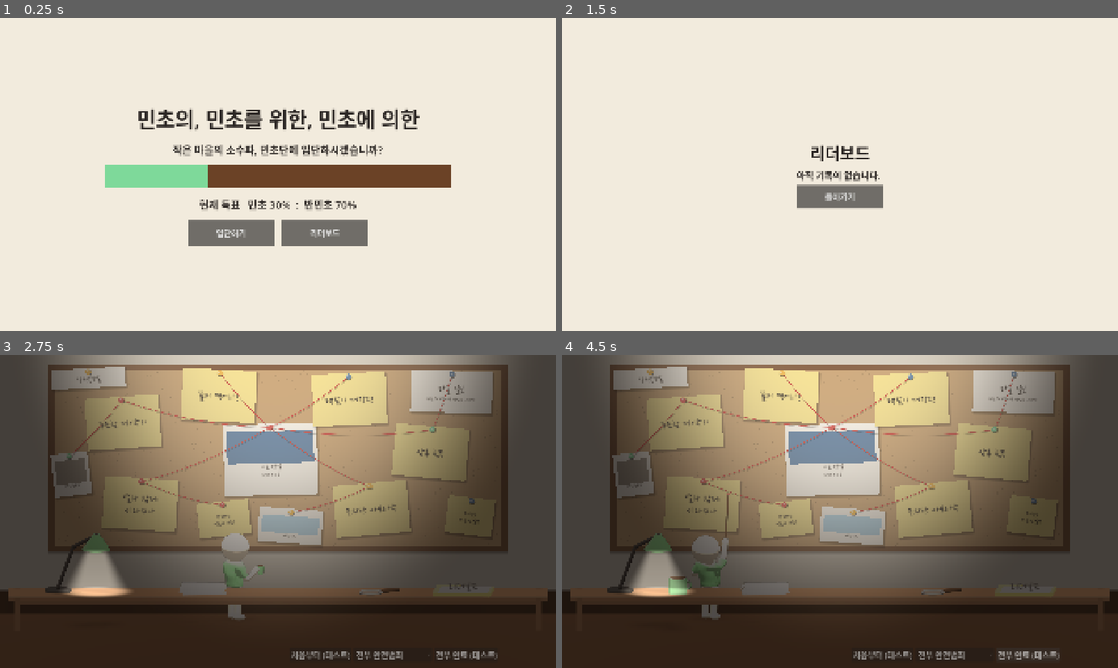
Above: before the commit, frames 1-4 (two rows, left to right).
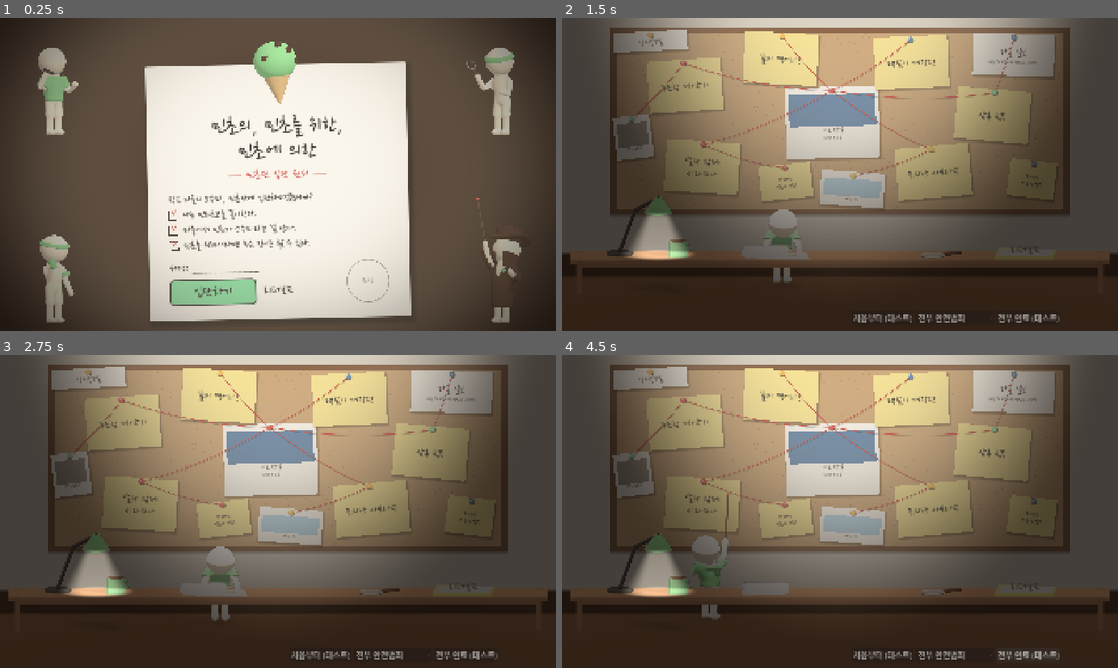
Above: after the commit, the same moments.

Repository: hahaha13791/mincho-game
Game: Godot game, scene res://main/title.tscn
The game is run twice, just before and just after one commit, with the same random seed, the same clock (stepped at 60 frames per second) and the same inputs.
Inputs (mouse positions are in pixels of both pictures, inside the frame that each line leads up to):
- Up to frame 1 (0.25 s): no input
- Up to frame 2 (1.5 s): click "입단하기" at 0.5 s; click "리더보드" at 1.25 s
- Up to frame 3 (2.75 s): click (278, 533) at 2 s, where only the run before the commit has a clickable "돌아가기"
- Up to frame 4 (4.5 s): click "리더보드" at 2.75 s; click "돌아가기" at 3.5 s; click "처음부터 (테스트)" at 4.25 s

The runs differ from the first frame. In frame 1, 76% of the frame differs, in the area x 0-100%, y 0-100%; in frame 2, 99%; in frame 3, 1.0%; in frame 4, less than 0.1%.

Commit message:
feat(main): 타이틀을 아지트에 꽂힌 '민초단 입단 원서'로 꾸밈
- 어두운 아지트 + 원서 위 조명(작전본부실 조명 덮개를 스탠드 없이 재사용)
- 원서: 손글씨 제목, 입단 질문, 빨간 펜 체크 3줄, 서명란, 도장 자리. 득표 막대는 뺌
- 핀 대신 민초 아이스크림이 꽂혀 천천히 돈다. 아이스크림은 common/ice_cream.gd로 옮겨 표지판 사보타주와 같이 씀
- 네 귀퉁이에 복장 단계가 다른 주인공 넷이 원서 쪽을 비스듬히 보며 전화·돋보기·커피·지시봉
- [입단하기](민트 버튼, Space·Enter)를 누르면 초록 '입단' 도장이 쾅 찍히고 작전본부실로

Co-Authored-By: Claude Opus 5.5 <noreply@anthropic.com>

Diff:
--- /dev/null
+++ b/common/ice_cream.gd
@@ -0,0 +1,34 @@
+class_name IceCream
+extends Node3D
+## 민트초코 아이스크림: 콘 + 민트 한 덩이 + 초코칩. 원점은 콘 가운데, 크기는 scale로 맞춘다.
+## 표지판 사보타주 가게 지붕과 타이틀이 같이 쓴다.
+
+const PALETTE: Palette = preload("res://common/style/palette.tres")
+const CHIPS: Array[Vector3] = [Vector3(0.3, 0.25, 0.4), Vector3(-0.35, 0.1, 0.38), Vector3(0.05, 0.42, 0.35), Vector3(0.45, -0.05, 0.25)]
+
+
+func _ready() -> void:
+	var cone_mesh: CylinderMesh = CylinderMesh.new()
+	cone_mesh.top_radius = 0.45
+	cone_mesh.bottom_radius = 0.0
+	cone_mesh.height = 1.0
+	_part(cone_mesh, Vector3.ZERO, PALETTE.cardboard)
+	var scoop_mesh: SphereMesh = SphereMesh.new()
+	scoop_mesh.radius = 0.55
+	scoop_mesh.height = 1.0
+	var scoop: Vector3 = Vector3(0.0, 0.65, 0.0)
+	_part(scoop_mesh, scoop, PALETTE.mincho)
+	for chip in CHIPS:
+		var box: BoxMesh = BoxMesh.new()
+		box.size = Vector3(0.14, 0.14, 0.14)
+		_part(box, scoop + chip, PALETTE.chocolate)
+
+
+func _part(mesh: Mesh, pos: Vector3, color: Color) -> void:
+	var mat: StandardMaterial3D = StandardMaterial3D.new()
+	mat.albedo_color = color
+	mesh.material = mat
+	var m: MeshInstance3D = MeshInstance3D.new()
+	m.mesh = mesh
+	m.position = pos
+	add_child(m)
--- a/main/title.gd
+++ b/main/title.gd
@@ -1,64 +1,274 @@
 extends Control
-## 타이틀. 민초단 입단 문구와 현재 득표(민초 열세)를 보여주고 허브로 보낸다. 임시 버전: 모양은 디자인 단계에서 만든다.
+## 타이틀: 어두운 아지트에 핀 대신 민초 아이스크림이 꽂힌 '민초단 입단 원서' 한 장. 네 귀퉁이에는 복장이 다른 주인공 넷이
+## 원서 쪽을 비스듬히 보며 저마다 작전 중이다. [입단하기]를 누르면 원서에 초록 '입단' 도장이 찍히고 작전본부실로 간다.
+## 아지트 조명은 작전본부실 덮개(hub/hub_light.gdshader)를 스탠드 없이 원서 위 조명만 켜서 쓴다.
 
 const PALETTE: Palette = preload("res://common/style/palette.tres")
-const BAR_W: float = 1200.0
-const BAR_H: float = 80.0
+const PROTAGONIST: PackedScene = preload("res://main/hub/protagonist.tscn")
+const LIGHT_SHADER: Shader = preload("res://main/hub/hub_light.gdshader")
+const FORM_SIZE: Vector2 = Vector2(900, 860)
+const FORM_CENTER: Vector2 = Vector2(960, 590)
+const FORM_TILT: float = -0.02
+const INK: Color = Color(0.17, 0.15, 0.14) # 손글씨 기본색(theme.tres HandLabel과 같게)
+const PX_PER_UNIT: float = 180.0 # 3D 직교 카메라: 1 단위 = 화면 180px
+const CHECKS: Array[String] = [
+	"나는 민트초코를 좋아한다.",
+	"마을에서 민초가 소수파라는 걸 안다.",
+	"민초를 위해서라면 무슨 짓이든 할 수 있다.",
+]
+# 네 귀퉁이 주인공: 발 위치(3D 단위), 복장 단계(끝낸 작전 수), 행동, 소품. 왼쪽은 오른쪽을, 오른쪽은 왼쪽을 비스듬히 본다
+const CREW: Array[Dictionary] = [
+	{"pos": Vector2(-4.3, 0.75), "stage": 0, "anim": "phone", "prop": &"phone"},
+	{"pos": Vector2(4.3, 0.75), "stage": 2, "anim": "magnifier", "prop": &"magnifier"},
+	{"pos": Vector2(-4.3, -2.85), "stage": 4, "anim": "coffee", "prop": &"mug"},
+	{"pos": Vector2(4.3, -2.85), "stage": GameState.MINIGAME_COUNT, "anim": "point", "prop": &"pointer"},
+]
+const CREW_TURN: float = 0.6
+const STAMP_SIZE: float = 150.0
+
+var _stamp_slot: Control
+var _start: Button
+var _ice: IceCream
+var _sfx: AudioStreamPlayer
 
 
 func _ready() -> void:
 	GameState.reset() # 타이틀은 항상 새 방문자의 시작점
-	var bg: ColorRect = ColorRect.new()
-	bg.color = PALETTE.background
-	bg.set_anchors_preset(Control.PRESET_FULL_RECT)
-	add_child(bg)
-	var center: CenterContainer = CenterContainer.new()
-	center.set_anchors_preset(Control.PRESET_FULL_RECT)
-	add_child(center)
+	_sfx = AudioStreamPlayer.new()
+	add_child(_sfx)
+	var wall: ColorRect = ColorRect.new()
+	wall.color = PALETTE.wood.darkened(0.55)
+	wall.set_anchors_preset(Control.PRESET_FULL_RECT)
+	add_child(wall)
+	_build_form()
+	_build_3d()
+	_build_light()
+	_start.grab_focus() # Space·Enter로도 입단
+
+
+func _process(delta: float) -> void:
+	_ice.rotation.y += delta * 0.8 # 핀 대신 꽂힌 아이스크림이 천천히 돈다
+
+
+# --- 원서 ---
+
+func _build_form() -> void:
+	var form: PanelContainer = PanelContainer.new()
+	var paper: StyleBoxFlat = StyleBoxFlat.new()
+	paper.bg_color = PALETTE.paper
+	paper.set_corner_radius_all(4)
+	paper.shadow_color = Color(0, 0, 0, 0.45)
+	paper.shadow_size = 18
+	paper.shadow_offset = Vector2(8, 12)
+	paper.content_margin_left = 70
+	paper.content_margin_right = 70
+	paper.content_margin_top = 170 # 위는 꽂힌 아이스크림 자리
+	paper.content_margin_bottom = 50
+	form.add_theme_stylebox_override("panel", paper)
+	form.custom_minimum_size = FORM_SIZE
+	form.size = FORM_SIZE
+	form.position = FORM_CENTER - FORM_SIZE / 2.0
+	form.pivot_offset = FORM_SIZE / 2.0
+	form.rotation = FORM_TILT
+	add_child(form)
 	var box: VBoxContainer = VBoxContainer.new()
-	box.add_theme_constant_override("separation", 28)
-	center.add_child(box)
-
-	box.add_child(_label("민초의, 민초를 위한, 민초에 의한", 72))
-	box.add_child(_label("작은 마을의 소수파, 민초단에 입단하시겠습니까?", 36))
-	box.add_child(_bar(GameState.mincho_percent))
-	box.add_child(_label("현재 득표   민초 %.0f%%  :  반민초 %.0f%%" % [GameState.mincho_percent, 100.0 - GameState.mincho_percent], 36))
-
+	box.add_theme_constant_override("separation", 14)
+	form.add_child(box)
+
+	box.add_child(_hand("민초의, 민초를 위한,\n민초에 의한", 84, INK, HORIZONTAL_ALIGNMENT_CENTER))
+	box.add_child(_hand("― 민초단 입단 원서 ―", 46, PALETTE.yarn, HORIZONTAL_ALIGNMENT_CENTER))
+	box.add_child(_gap(10))
+	box.add_child(_hand("작은 마을의 소수파, 민초단에 입단하시겠습니까?", 38, INK, HORIZONTAL_ALIGNMENT_LEFT))
+	for line in CHECKS:
+		box.add_child(_check(line))
+	box.add_child(_gap(10))
+
+	var bottom: HBoxContainer = HBoxContainer.new()
+	bottom.add_theme_constant_override("separation", 30)
+	box.add_child(bottom)
+	var left: VBoxContainer = VBoxContainer.new()
+	left.size_flags_horizontal = Control.SIZE_EXPAND_FILL
+	left.alignment = BoxContainer.ALIGNMENT_CENTER
+	left.add_theme_constant_override("separation", 18)
+	bottom.add_child(left)
+	left.add_child(_hand("서명: ____________", 40, INK, HORIZONTAL_ALIGNMENT_LEFT))
 	var buttons: HBoxContainer = HBoxContainer.new()
-	buttons.alignment = BoxContainer.ALIGNMENT_CENTER
 	buttons.add_theme_constant_override("separation", 24)
-	var start: Button = Button.new()
-	start.text = "입단하기"
-	start.custom_minimum_size = Vector2(300, 90)
-	start.pressed.connect(Flow.go_hub)
+	left.add_child(buttons)
+	_start = Button.new()
+	_start.text = "입단하기"
+	_start.custom_minimum_size = Vector2(300, 90)
+	_start.add_theme_font_override("font", get_theme_font("font", &"HandLabel"))
+	_start.add_theme_font_size_override("font_size", 56)
+	for state: String in ["font_color", "font_hover_color", "font_pressed_color", "font_focus_color", "font_disabled_color"]:
+		_start.add_theme_color_override(state, INK)
+	for state: String in ["normal", "hover", "pressed", "focus", "disabled"]:
+		_start.add_theme_stylebox_override(state, _pill(state))
+	_start.pressed.connect(_join)
+	buttons.add_child(_start)
 	var board: Button = Button.new()
+	board.theme_type_variation = &"HandButton"
 	board.text = "리더보드"
-	board.custom_minimum_size = Vector2(300, 90)
 	board.pressed.connect(Flow.go_leaderboard)
-	buttons.add_child(start)
 	buttons.add_child(board)
-	box.add_child(buttons)
-
-
-func _label(text: String, size: int) -> Label:
+	_stamp_slot = _circle(PALETTE.furniture, 3, "도장", 34)
+	_stamp_slot.custom_minimum_size = Vector2(STAMP_SIZE, STAMP_SIZE)
+	bottom.add_child(_stamp_slot)
+
+
+# [입단하기] 버튼 모양: 민트 바탕에 잉크 테두리. 마우스를 올리면 밝게, 누르면 어둡게
+func _pill(state: String) -> StyleBox:
+	if state == "focus":
+		return StyleBoxEmpty.new() # 키보드 선택 테두리는 그리지 않는다(Space·Enter는 그대로 먹는다)
+	var s: StyleBoxFlat = StyleBoxFlat.new()
+	s.bg_color = PALETTE.mincho
+	if state == "hover":
+		s.bg_color = PALETTE.mincho.lightened(0.2)
+	elif state == "pressed" or state == "disabled":
+		s.bg_color = PALETTE.mincho.darkened(0.15)
+	s.border_color = INK
+	s.set_border_width_all(4)
+	s.set_corner_radius_all(14)
+	return s
+
+
+# 네모 칸 + 빨간 펜으로 쓴 체크 + 손글씨 문장
+func _check(text: String) -> HBoxContainer:
+	var row: HBoxContainer = HBoxContainer.new()
+	row.add_theme_constant_override("separation", 16)
+	var box: Panel = Panel.new()
+	box.custom_minimum_size = Vector2(34, 34)
+	box.size_flags_vertical = Control.SIZE_SHRINK_CENTER
+	var frame: StyleBoxFlat = StyleBoxFlat.new()
+	frame.bg_color = Color(0, 0, 0, 0)
+	frame.border_color = INK
+	frame.set_border_width_all(3)
+	box.add_theme_stylebox_override("panel", frame)
+	var tick: Label = _hand("V", 48, PALETTE.yarn, HORIZONTAL_ALIGNMENT_CENTER)
+	tick.position = Vector2(-2, -14) # 칸 위로 살짝 삐져나오게 쓴 펜 체크
+	tick.size = Vector2(40, 60)
+	box.add_child(tick)
+	row.add_child(box)
+	row.add_child(_hand(text, 38, INK, HORIZONTAL_ALIGNMENT_LEFT))
+	return row
+
+
+# 동그란 테두리 안에 글자 하나(도장 자리·찍힌 도장)
+func _circle(color: Color, border: int, text: String, font_size: int) -> Panel:
+	var ring: Panel = Panel.new()
+	var style: StyleBoxFlat = StyleBoxFlat.new()
+	style.bg_color = Color(0, 0, 0, 0)
+	style.border_color = color
+	style.set_border_width_all(border)
+	style.set_corner_radius_all(int(STAMP_SIZE / 2.0))
+	ring.add_theme_stylebox_override("panel", style)
+	ring.size = Vector2(STAMP_SIZE, STAMP_SIZE)
+	var label: Label = _hand(text, font_size, color, HORIZONTAL_ALIGNMENT_CENTER)
+	label.vertical_alignment = VERTICAL_ALIGNMENT_CENTER
+	label.set_anchors_preset(Control.PRESET_FULL_RECT)
+	ring.add_child(label)
+	return ring
+
+
+func _hand(text: String, font_size: int, color: Color, align: HorizontalAlignment) -> Label:
 	var l: Label = Label.new()
+	l.theme_type_variation = &"HandLabel"
 	l.text = text
-	l.horizontal_alignment = HORIZONTAL_ALIGNMENT_CENTER
-	l.add_theme_font_size_override("font_size", size)
+	l.horizontal_alignment = align
+	l.add_theme_font_size_override("font_size", font_size)
+	l.add_theme_color_override("font_color", color)
 	return l
 
 
-# 득표 막대: 왼쪽 초록 = 민초, 오른쪽 갈색 = 반민초
-func _bar(mincho_percent: float) -> Control:
-	var row: HBoxContainer = HBoxContainer.new()
-	row.alignment = BoxContainer.ALIGNMENT_CENTER
-	row.add_theme_constant_override("separation", 0)
-	var m: ColorRect = ColorRect.new()
-	m.color = PALETTE.mincho
-	m.custom_minimum_size = Vector2(BAR_W * mincho_percent / 100.0, BAR_H)
-	var a: ColorRect = ColorRect.new()
-	a.color = PALETTE.anti_mincho
-	a.custom_minimum_size = Vector2(BAR_W * (100.0 - mincho_percent) / 100.0, BAR_H)
-	row.add_child(m)
-	row.add_child(a)
-	return row
+func _gap(h: float) -> Control:
+	var c: Control = Control.new()
+	c.custom_minimum_size = Vector2(0, h)
+	return c
+
+
+# 입단: 도장 자리에 초록 '입단' 도장이 쾅 찍히고 조금 뒤 작전본부실로
+func _join() -> void:
+	_start.disabled = true
+	var seal: Panel = _circle(PALETTE.mincho.darkened(0.25), 8, "입단", 64)
+	seal.pivot_offset = Vector2(STAMP_SIZE, STAMP_SIZE) / 2.0
+	seal.rotation = -0.25
+	seal.scale = Vector2.ONE * 1.8
+	seal.modulate.a = 0.0
+	_stamp_slot.add_child(seal)
+	var t: Tween = create_tween()
+	t.tween_property(seal, "scale", Vector2.ONE, 0.12).set_ease(Tween.EASE_IN)
+	t.parallel().tween_property(seal, "modulate:a", 1.0, 0.12)
+	t.tween_callback(_stamp_slot.get_child(0).hide) # 자리 안내 글자 '도장'이 찍힌 '입단'과 겹치지 않게
+	t.tween_callback(Beep.play.bind(_sfx, 90.0, 0.18)) # 쾅
+	t.tween_interval(0.6)
+	t.tween_callback(Flow.go_hub)
+
+
+# --- 3D: 아이스크림 + 주인공 넷 ---
+
+# 투명 배경 3D 층을 원서 위에 겹친다(아이스크림이 원서 위에 꽂혀 보이게). 마우스는 통과
+func _build_3d() -> void:
+	var holder: SubViewportContainer = SubViewportContainer.new()
+	holder.stretch = true
+	holder.set_anchors_preset(Control.PRESET_FULL_RECT)
+	holder.mouse_filter = Control.MOUSE_FILTER_IGNORE
+	add_child(holder)
+	var vp: SubViewport = SubViewport.new()
+	vp.transparent_bg = true
+	vp.own_world_3d = true
+	vp.msaa_3d = Viewport.MSAA_4X
+	holder.add_child(vp)
+	var cam: Camera3D = Camera3D.new()
+	cam.projection = Camera3D.PROJECTION_ORTHOGONAL
+	cam.size = 1080.0 / PX_PER_UNIT
+	cam.position = Vector3(0, 0, 20)
+	vp.add_child(cam)
+	var sun: DirectionalLight3D = DirectionalLight3D.new()
+	sun.light_color = PALETTE.lamp_light
+	sun.rotation_degrees = Vector3(-35, 25, 0)
+	vp.add_child(sun)
+	var env: Environment = Environment.new()
+	env.background_mode = Environment.BG_CLEAR_COLOR
+	env.ambient_light_source = Environment.AMBIENT_SOURCE_COLOR
+	env.ambient_light_color = PALETTE.lamp_light
+	env.ambient_light_energy = 0.55
+	var we: WorldEnvironment = WorldEnvironment.new()
+	we.environment = env
+	vp.add_child(we)
+
+	_ice = IceCream.new()
+	_ice.scale = Vector3.ONE * 0.75
+	_ice.rotation.z = 0.12 # 비스듬히 꽂힘
+	_ice.position = _to_3d(FORM_CENTER + Vector2(0, -FORM_SIZE.y / 2.0 + 75))
+	vp.add_child(_ice)
+
+	for c: Dictionary in CREW:
+		var hero: Protagonist = PROTAGONIST.instantiate()
+		vp.add_child(hero)
+		hero.position = Vector3(c["pos"].x, c["pos"].y, 0)
+		hero.rotation.y = CREW_TURN * (1.0 if c["pos"].x < 0.0 else -1.0)
+		hero.set_stage(c["stage"])
+		hero.act(c["anim"], c["prop"])
+
+
+func _to_3d(px: Vector2) -> Vector3:
+	return Vector3((px.x - 960.0) / PX_PER_UNIT, (540.0 - px.y) / PX_PER_UNIT, 0)
+
+
+# 아지트 조명: 원서 위 조명 하나만. 스탠드는 화면 밖으로 치우고 빛줄기를 끈다
+func _build_light() -> void:
+	var mat: ShaderMaterial = ShaderMaterial.new()
+	mat.shader = LIGHT_SHADER
+	mat.set_shader_parameter("dark", PALETTE.hideout_dark)
+	mat.set_shader_parameter("warm", PALETTE.lamp_light)
+	mat.set_shader_parameter("ceiling", FORM_CENTER + Vector2(0, -80))
+	mat.set_shader_parameter("ceiling_radius", Vector2(1250, 1000))
+	mat.set_shader_parameter("max_dark", 0.7)
+	mat.set_shader_parameter("beam_strength", 0.0)
+	mat.set_shader_parameter("lamp_shade", Vector2(-5000, -5000))
+	mat.set_shader_parameter("lamp_pool", Vector2(-5000, -4000))
+	var cover: ColorRect = ColorRect.new()
+	cover.material = mat
+	cover.set_anchors_preset(Control.PRESET_FULL_RECT)
+	cover.mouse_filter = Control.MOUSE_FILTER_IGNORE
+	add_child(cover)
--- a/minigames/mad_rat/mad_rat.gd
+++ b/minigames/mad_rat/mad_rat.gd
@@ -272,31 +272,9 @@
 	var door: MeshInstance3D = _box(Vector3(0.05, 1.2, 1.0), PALETTE.mincho.darkened(0.3)) # 길 쪽(왼쪽) 벽의 문
 	door.position = Vector3(-1.52, 0.6, 0.0)
 	_shop.add_child(door)
-	var cone: MeshInstance3D = MeshInstance3D.new()
-	var cone_mesh: CylinderMesh = CylinderMesh.new()
-	cone_mesh.top_radius = 0.45
-	cone_mesh.bottom_radius = 0.0
-	cone_mesh.height = 1.0
-	var cone_mat: StandardMaterial3D = StandardMaterial3D.new()
-	cone_mat.albedo_color = PALETTE.cardboard
-	cone_mesh.material = cone_mat
-	cone.mesh = cone_mesh
+	var cone: IceCream = IceCream.new() # 지붕 위 큰 콘(common/ice_cream.gd)
 	cone.position = Vector3(0.0, 2.7, 0.0)
 	_shop.add_child(cone)
-	var scoop: MeshInstance3D = MeshInstance3D.new()
-	var scoop_mesh: SphereMesh = SphereMesh.new()
-	scoop_mesh.radius = 0.55
-	scoop_mesh.height = 1.0
-	var scoop_mat: StandardMaterial3D = StandardMaterial3D.new()
-	scoop_mat.albedo_color = PALETTE.mincho
-	scoop_mesh.material = scoop_mat
-	scoop.mesh = scoop_mesh
-	scoop.position = Vector3(0.0, 3.35, 0.0)
-	_shop.add_child(scoop)
-	for chip in [Vector3(0.3, 0.25, 0.4), Vector3(-0.35, 0.1, 0.38), Vector3(0.05, 0.42, 0.35), Vector3(0.45, -0.05, 0.25)]:
-		var c: MeshInstance3D = _box(Vector3(0.14, 0.14, 0.14), PALETTE.chocolate)
-		c.position = scoop.position + chip
-		_shop.add_child(c)
 	var shop_label: Label3D = Label3D.new()
 	shop_label.text = "민트초코\n아이스크림"
 	shop_label.font_size = 72
Not shown, added: common/ice_cream.gd.uid
Not shown, changed: docs/todo/progress.md
Not shown, changed: docs/텍스트목록.md
